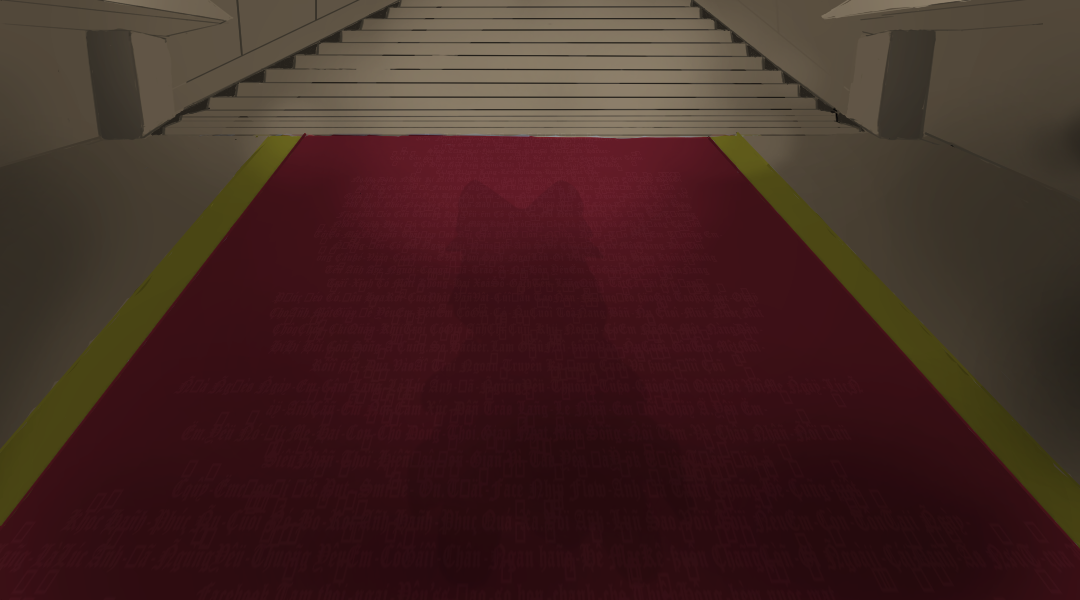
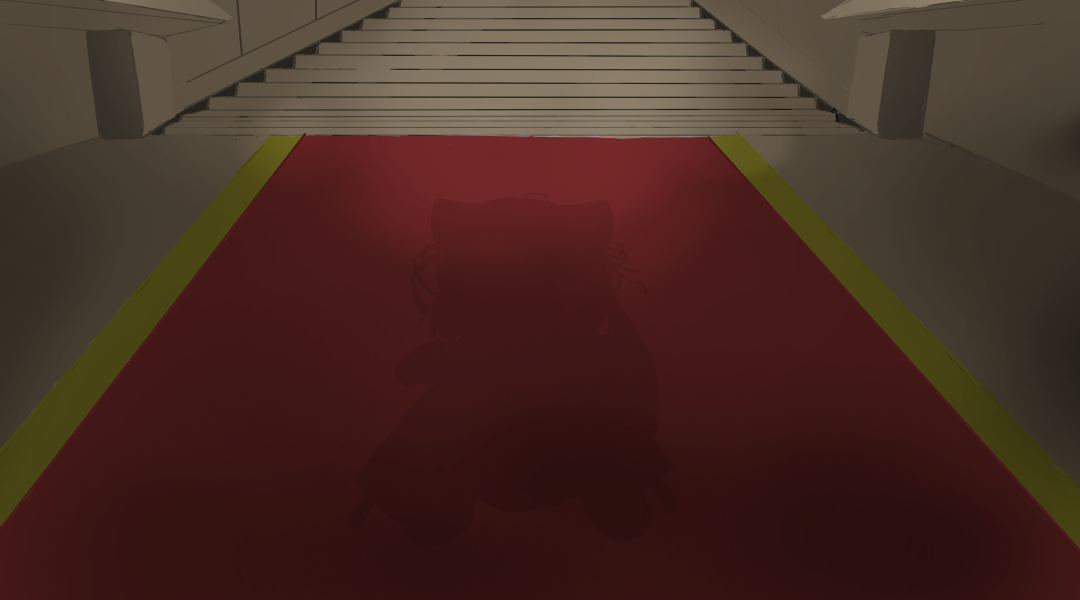
The second 1080x600 image is a revision of the first. Changes to its layers:
"Layer 2": opacity 20% → 10%, blend linear burn → soft light, moved it above "mnt_fumo", painted on it over [0, 133, 1080, 600]
renamed "cirno" to "mnt_fumo", blend normal → soft light, painted on it over [347, 179, 699, 593]
removed layer "Giấu- Ñỗißuồn- VàoMưą- Ťình.Ñghĩą Ťĥuą.Ťįê" (was soft light, 10%) over [0, 133, 1080, 600]